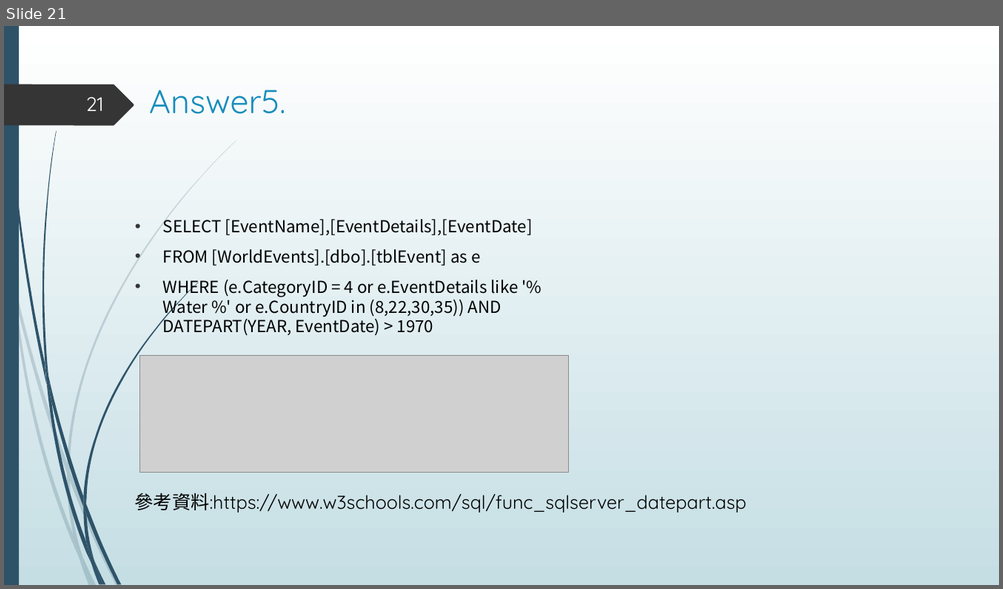
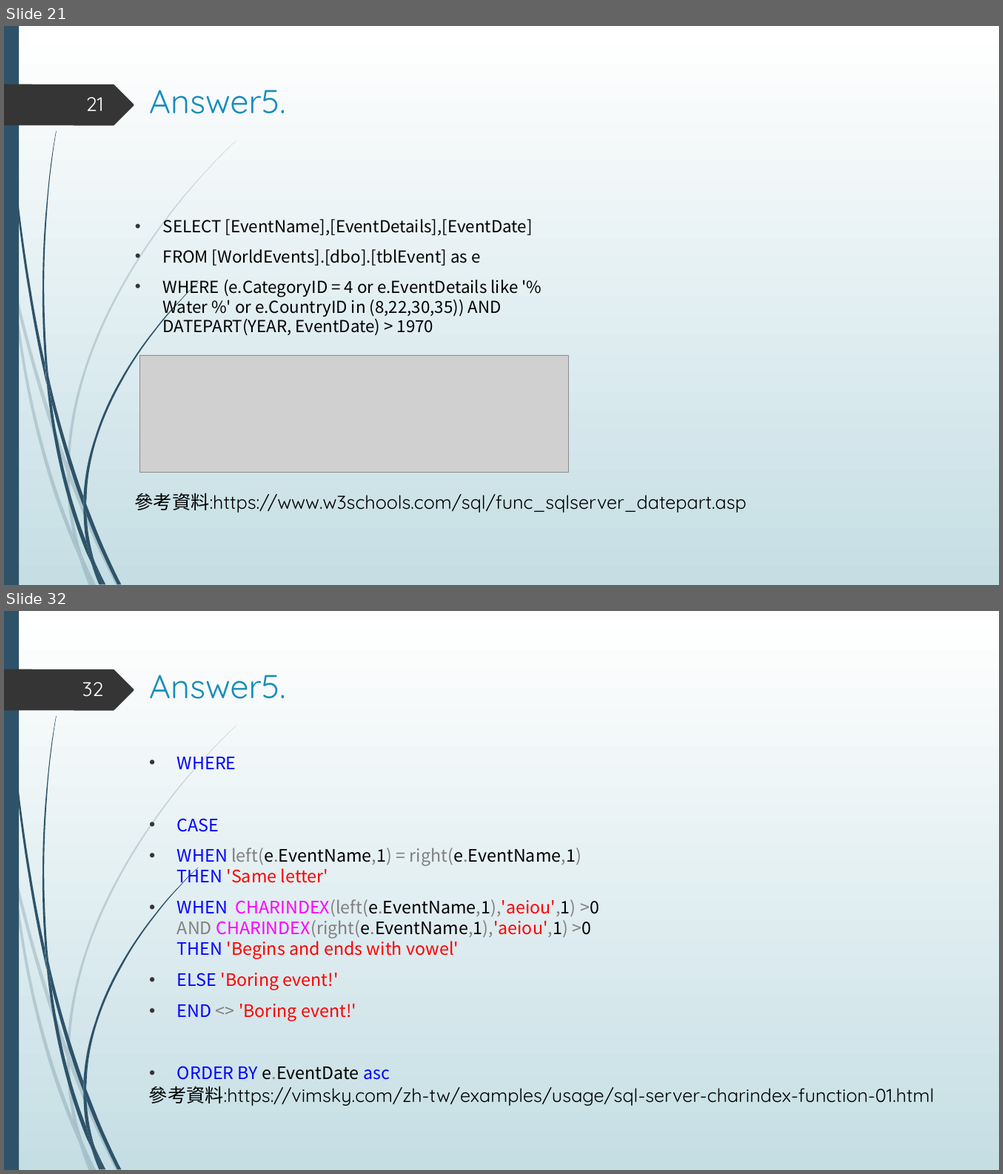
Before and after one commit to hsu0808/mssql-learning-2023-summer, a slide deck: sql answer.pptx. Shown one above the other, each under a label of ours: slide 21 before the commit, slides 21 and 32 after it; the slides between them are not shown. The pictures are 1003x589 and 1003x1174 pixels, drawn with LibreOffice and Linux fonts; fonts in the diff are those of the drawing; grey boxes stand for pictures. Boxes give left, top, right and bottom in pixels: in the first picture for what was removed or moved away, otherwise in the second. Text is boxed around its words. In the diff, an @@ line names an element or a change of style, - is before the commit and + after.

```diff
--- a/sql answer.pptx
+++ b/sql answer.pptx
@@ slide 32 added at [4, 611, 999, 1170], background gradient #FFFFFF to #C5DEE5; not listed: 24 template elements that a slide beside it also shows @@
@@ title added at [149, 675, 285, 699], 32 pt, text #178DBB @@
+Answer5.
@@ page number added at [82, 682, 104, 697], 19 pt, text #FEFFFF @@
+32
@@ text added at [177, 757, 599, 1080], 16.6 pt, text #FF0000 @@
+• WHERE
+• CASE
+• WHEN left(e.EventName,1) = right(e.EventName,1) THEN 'Same letter'
+• WHEN CHARINDEX(left(e.EventName,1),'aeiou',1) >0 AND CHARINDEX(right(e.EventName,1),'aeiou',1) >0 THEN 'Begins and ends with vowel'
+• ELSE 'Boring event!'
+• END <> 'Boring event!'
+• ORDER BY e.EventDate asc
@@ text added at [149, 1087, 934, 1106], 18 pt, text #000000 @@
+參考資料:https://vimsky.com/zh-tw/examples/usage/sql-server-charindex-function-01.html
```
Also in this commit, not shown: 15 other slides added.
